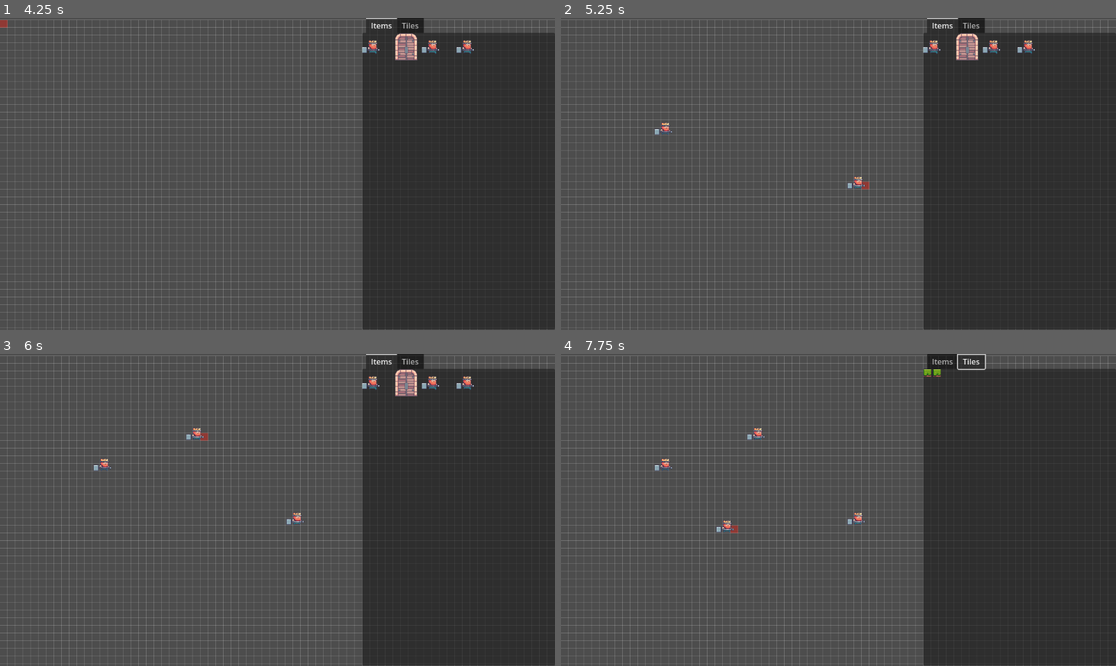
Above: before the commit, frames 1-4 (two rows, left to right).
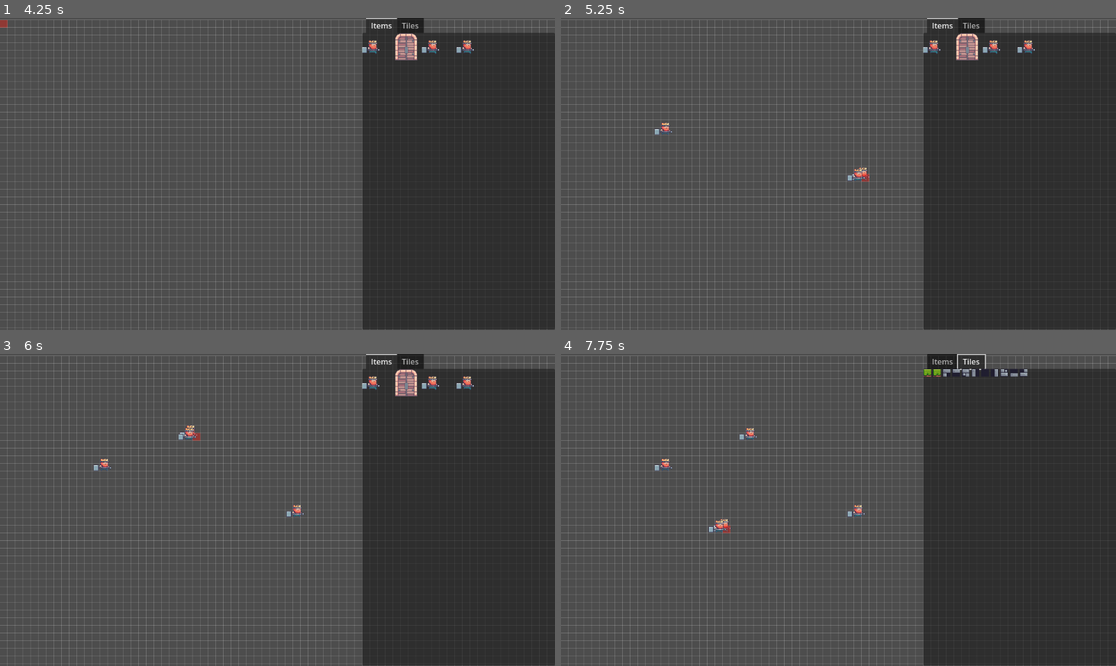
Above: after the commit, the same moments.

Repository: rickvl05/uva-pswe-D
Game: Godot game, scene res://scenes/main.tscn
Two runs of this game, one before a commit and one after it. Both use one fixed random seed, a clock stepped at 60 frames per second and the inputs below.
Inputs (mouse positions are in pixels of both pictures, inside the frame that each line leads up to):
- Up to frame 1 (4.25 s): tap Enter at 0.5, 2, 3.5 s; move the mouse to (377, 46) at 0.52 s; press the mouse at (377, 46) at 0.53 s; hold Right 0.53-1.28 s; tap X (place) at 0.8, 1.35, 2.3, 3.6 s; tap Space at 1.25, 2.75 s; move the mouse to (405, 46) at 1.27 s; release the mouse at (405, 46) at 1.28 s; hold Down 1.28-2.03 s; click (405, 46) at 1.55 s; move the mouse to (438, 46) at 2.02 s; press the mouse at (438, 46) at 2.03 s; hold Right 2.03-2.78 s; move the mouse to (471, 46) at 2.77 s; release the mouse at (471, 46) at 2.78 s; hold Up 2.78-3.53 s; right-click (471, 46) at 2.85 s; click (471, 46) at 3.05 s; move the mouse to (444, 220) at 3.52 s; hold Left from 3.53 s (still down); click (444, 220) at 3.67 s
- Up to frame 2 (5.25 s): tap Space at 4.25 s; move the mouse to (672, 127) at 4.27 s; click (672, 127) at 4.35 s; move the mouse to (866, 174) at 5.02 s; release Left at 5.03 s; hold Down from 5.03 s (still down); tap X (place) at 5.1 s; click (866, 174) at 5.17 s
- Up to frame 3 (6 s): move the mouse to (194, 432) at 5.77 s; release Down at 5.78 s; hold Right from 5.78 s (still down); click (194, 432) at 5.85 s
- Up to frame 4 (7.75 s): move the mouse to (960, 494) at 6.52 s; release Right at 6.53 s; hold Up 6.53-7.28 s; right-click (960, 494) at 6.6 s; click (960, 494) at 6.67 s; tap X (place) at 6.8, 7.35 s; move the mouse to (727, 525) at 7.27 s; hold Right from 7.28 s (still down); click (727, 525) at 7.55 s

Frame 1 is identical in both runs. In frame 2, 0.2% of the frame differs, in the area x 51-56%, y 47-56%; in frame 3, 0.3%; in frame 4, 0.6%, in the area x 26-85%, y 4-58%.

Commit message:
new version with minor code improvement

Diff:
--- a/TileMapEditornew/Tiles_placement/Tile_texture.gd
+++ b/TileMapEditornew/Tiles_placement/Tile_texture.gd
@@ -3,7 +3,6 @@
 @export var this_scene: PackedScene
 @export var tile: bool = true
 @export var tile_id = Vector2i(6,0)
-
 @onready var object_cursor = get_node("/root/main/Editor_Object")
 
 func _ready():
--- a/TileMapEditornew/scenes/item_select.tscn
+++ b/TileMapEditornew/scenes/item_select.tscn
@@ -6,6 +6,15 @@
 [ext_resource type="PackedScene" uid="uid://vt7cbmhoctm0" path="res://Tiles_placement/tile_grass_1.tscn" id="4_85kj2"]
 [ext_resource type="PackedScene" uid="uid://xxchgibqsir0" path="res://objects/door.tscn" id="4_k86rs"]
 [ext_resource type="PackedScene" uid="uid://dq2a67op02s8w" path="res://objects/tile_grass.tscn" id="5_oi208"]
+[ext_resource type="Texture2D" uid="uid://5wfhwno05xqx" path="res://TerrainSprites/pixil-frame-0.png" id="7_jqce3"]
+[ext_resource type="Texture2D" uid="uid://disgne17ydsoe" path="res://TerrainSprites/Stone_2.png" id="8_flu50"]
+[ext_resource type="Texture2D" uid="uid://dqp74s0vajnr8" path="res://TerrainSprites/Tile_stone_3.png" id="9_5hfjm"]
+[ext_resource type="Texture2D" uid="uid://tm3mpyvg453n" path="res://TerrainSprites/Tile_stone_4.png" id="10_7bvj2"]
+[ext_resource type="Texture2D" uid="uid://tb8cau7ylgi8" path="res://TerrainSprites/Tile_stone_5.png" id="11_tmpv6"]
+[ext_resource type="Texture2D" uid="uid://d3u4bidb8p6r8" path="res://TerrainSprites/Tile_stone_6.png" id="12_7wg0i"]
+[ext_resource type="Texture2D" uid="uid://yc0cis8le60y" path="res://TerrainSprites/Tile_stone_7.png" id="13_npif8"]
+[ext_resource type="Texture2D" uid="uid://cvb7nw0p4cldi" path="res://TerrainSprites/Tile_stone_8.png" id="14_lv4xs"]
+[ext_resource type="Texture2D" uid="uid://cxxl1heos3u3r" path="res://TerrainSprites/Tile_stone_9.png" id="15_sshcj"]
 
 [node name="item_select" type="CanvasLayer"]
 
@@ -82,3 +91,66 @@
 stretch_mode = 3
 this_scene = ExtResource("5_oi208")
 tile_id = Vector2i(6, 1)
+
+[node name="Tile_stone_1" parent="menu_tab/Tiles/ScrollContainer/VBoxContainer/HBoxContainer" instance=ExtResource("4_85kj2")]
+layout_mode = 2
+texture = ExtResource("7_jqce3")
+stretch_mode = 3
+this_scene = ExtResource("5_oi208")
+tile_id = Vector2i(0, 0)
+
+[node name="Tile_stone_2" parent="menu_tab/Tiles/ScrollContainer/VBoxContainer/HBoxContainer" instance=ExtResource("4_85kj2")]
+layout_mode = 2
+texture = ExtResource("8_flu50")
+stretch_mode = 3
+this_scene = ExtResource("5_oi208")
+tile_id = Vector2i(1, 0)
+
+[node name="Tile_stone_3" parent="menu_tab/Tiles/ScrollContainer/VBoxContainer/HBoxContainer" instance=ExtResource("4_85kj2")]
+layout_mode = 2
+texture = ExtResource("9_5hfjm")
+stretch_mode = 3
+this_scene = ExtResource("5_oi208")
+tile_id = Vector2i(2, 0)
+
+[node name="Tile_stone_4" parent="menu_tab/Tiles/ScrollContainer/VBoxContainer/HBoxContainer" instance=ExtResource("4_85kj2")]
+layout_mode = 2
+texture = ExtResource("10_7bvj2")
+stretch_mode = 3
+this_scene = ExtResource("5_oi208")
+tile_id = Vector2i(0, 1)
+
+[node name="Tile_stone_5" parent="menu_tab/Tiles/ScrollContainer/VBoxContainer/HBoxContainer" instance=ExtResource("4_85kj2")]
+layout_mode = 2
+texture = ExtResource("11_tmpv6")
+stretch_mode = 3
+this_scene = ExtResource("5_oi208")
+tile_id = Vector2i(1, 1)
+
+[node name="Tile_stone_6" parent="menu_tab/Tiles/ScrollContainer/VBoxContainer/HBoxContainer" instance=ExtResource("4_85kj2")]
+layout_mode = 2
+texture = ExtResource("12_7wg0i")
+stretch_mode = 3
+this_scene = ExtResource("5_oi208")
+tile_id = Vector2i(2, 1)
+
+[node name="Tile_stone_7" parent="menu_tab/Tiles/ScrollContainer/VBoxContainer/HBoxContainer" instance=ExtResource("4_85kj2")]
+layout_mode = 2
+texture = ExtResource("13_npif8")
+stretch_mode = 3
+this_scene = ExtResource("5_oi208")
+tile_id = Vector2i(0, 2)
+
+[node name="Tile_stone_8" parent="menu_tab/Tiles/ScrollContainer/VBoxContainer/HBoxContainer" instance=ExtResource("4_85kj2")]
+layout_mode = 2
+texture = ExtResource("14_lv4xs")
+stretch_mode = 3
+this_scene = ExtResource("5_oi208")
+tile_id = Vector2i(1, 2)
+
+[node name="Tile_stone_9" parent="menu_tab/Tiles/ScrollContainer/VBoxContainer/HBoxContainer" instance=ExtResource("4_85kj2")]
+layout_mode = 2
+texture = ExtResource("15_sshcj")
+stretch_mode = 3
+this_scene = ExtResource("5_oi208")
+tile_id = Vector2i(2, 2)
--- a/TileMapEditornew/scripts/Editor_Object.gd
+++ b/TileMapEditornew/scripts/Editor_Object.gd
@@ -42,21 +42,11 @@
 			is_panning = false
 
 func handle_editor(global_position):
-	#print("item:", item)
-	#print("curitem:", current_item)
-	#print("newitem: ", new_item, new_item.get("tile"))
-	#print(current_item)
 	if ( IsTile == false and can_place and Input.is_action_just_pressed("mb_left")):
-		print("1")
 		select_item(current_item)
 	elif (IsTile == true and can_place and Input.is_action_just_pressed("mb_left")):
-		print("2")
 		select_tile(current_rect)
-	#var new_item = current_item.instantiate()
-	#level.add_child(new_item)
-		#new_item.global_position = get_global_mouse_position()
 	pass
-
 
 #func move_tab():
 	#pass
@@ -71,14 +61,10 @@
 			var scene = item.get("this_scene")
 			if scene:
 				current_item = scene  # Update the current_item here
-				print("check1")
-				#print("Updated current_item to: ", current_item)
 				if Global.playing:
 					var new_item: Node2D = scene.instantiate() as Node2D
-					#print(new_item)
-					#print(level)
 					level.add_child(new_item)
-					new_item.global_position = Vector2(0, 0) # Set a default position or any desired position
+					new_item.global_position = Vector2(0, 0) # Set a default position
 
 func select_tile(tile):
 	if tile and can_place:
@@ -86,7 +72,6 @@
 			var tile_id = tile.get("tile_id")
 			current_tile_id = tile_id
 			current_item = tile.get("this_scene")
-			print("check2")
 
 func _unhandled_input(event: InputEvent) -> void:
 	if event is InputEventMouseButton and event.is_pressed():
--- a/TileMapEditornew/scripts/MapMovement.gd
+++ b/TileMapEditornew/scripts/MapMovement.gd
@@ -4,12 +4,10 @@
 @onready var camera: Node2D = get_node("/root/main/cam_container/Camera2D")
 @onready var editor_object = get_node("/root/main/Editor_Object")
 
-
 var cell_size = Vector2(16, 16)  # Update to match your tile size
 var grid_position = Vector2(0, 0)
 var grid_size: Vector2 = Vector2.ZERO  # will be calculated dynamically
 var placed_items = {}
-
 var using_mouse_input = false
 
 func _ready():
@@ -33,52 +31,13 @@
 func _input(event):
 	if Global.playing:
 		if event is InputEventKey:
-			handle_keyboard_input(event)
+			pass
+
 		elif event is InputEventMouseMotion:
 			using_mouse_input = true
 			handle_mouse_motion(event)
 		elif event is InputEventMouseButton:
 			handle_mouse_button(event)
-
-func handle_keyboard_input(event):
-	if event.is_pressed():
-		var moved = false
-		if event.keycode == KEY_UP and grid_position.y > 0:
-			grid_position.y -= 1
-			moved = true
-		elif event.keycode == KEY_DOWN and grid_position.y < grid_size.y - 1:
-			grid_position.y += 1
-			moved = true
-		elif event.keycode == KEY_LEFT and grid_position.x > 0:
-			grid_position.x -= 1
-			moved = true
-		elif event.keycode == KEY_RIGHT and grid_position.x < grid_size.x - 1:
-			grid_position.x += 1
-			moved = true
-
-		if moved:
-			update_marker_position()
-		using_mouse_input = false
-	if Input.is_action_just_pressed("place"):
-		#var item_scene = editor_object.current_item
-		#print(editor_object.current_item.this_scene)
-		#var item_instance = item_scene.instance()
-		#if item_instance.get_meta("IsTile", false):  # Using default value 'false'
-			#print("placed")
-			#print(item_instance)
-			#place_item(item_instance)
-		#else:
-			#print("error")
-		var item_node = editor_object.current_item
-		var item_instance = item_node.instantiate()
-		#print(item_instance.get_meta("tile", true))
-		#print(item_instance)
-
-		if item_instance is TextureRect:
-			pass
-		#print("placed")
-		#print(item_scene)
-		#place_item(item_scene)
 
 func handle_mouse_motion(event):
 	if using_mouse_input:
--- a/TileMapEditornew/scripts/item_texture.gd
+++ b/TileMapEditornew/scripts/item_texture.gd
@@ -5,7 +5,7 @@
 @export var tile_id = 0
 
 @onready var object_cursor = get_node("/root/main/Editor_Object")
-@onready var cursor_sprite = object_cursor.get_node("Sprite")
+@onready var cursor_sprite = object_cursor.get_node("Sprite2D")
 
 func _ready():
 	self.connect("gui_input", Callable(self, "_item_clicked"))
@@ -15,5 +15,5 @@
 		if event.is_action_pressed("mb_left"):
 			object_cursor.current_rect = null
 			object_cursor.current_item = this_scene
-			#cursor_sprite.texture = texture
+			cursor_sprite.texture = texture
 			object_cursor.IsTile = false
--- a/TileMapEditornew/scripts/menu_tab.gd
+++ b/TileMapEditornew/scripts/menu_tab.gd
@@ -19,7 +19,6 @@
 func _on_mouse_entered():
 	toggle_playing_state()
 
-	# Additional logic if needed
 	#object_cursor.can_place = false
 	#print(object_cursor.can_place)
 	object_cursor.hide()
Not shown: 1 places in TileMapEditornew/scenes/item_select.tscn that only renumber resources
